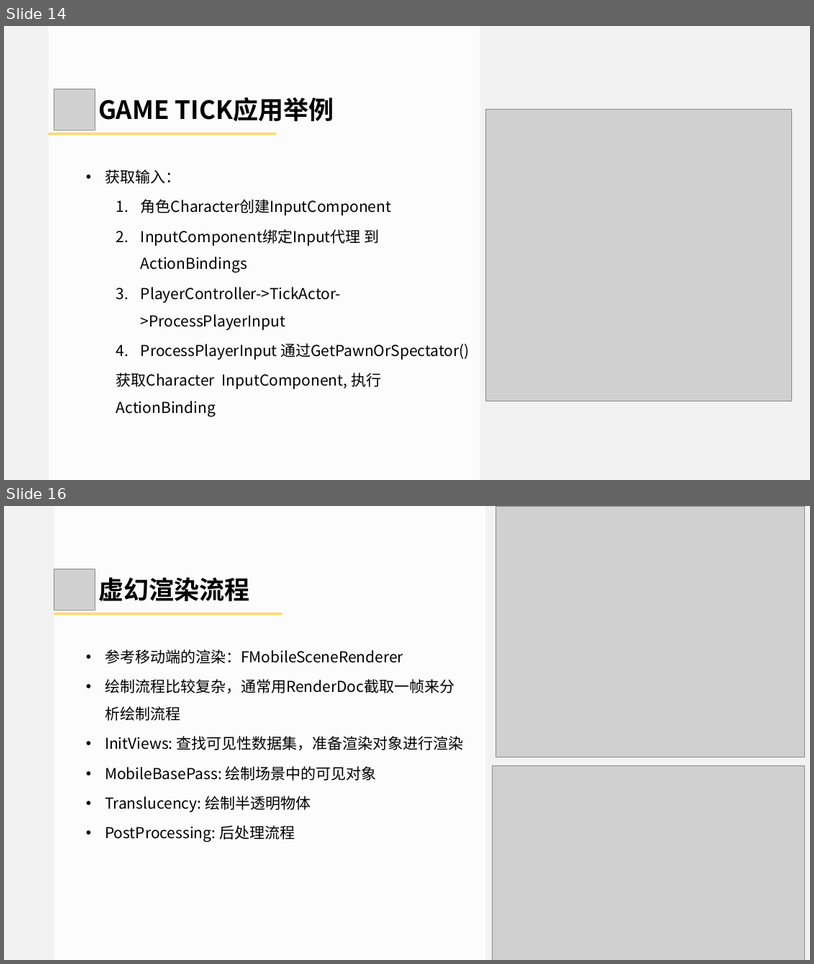
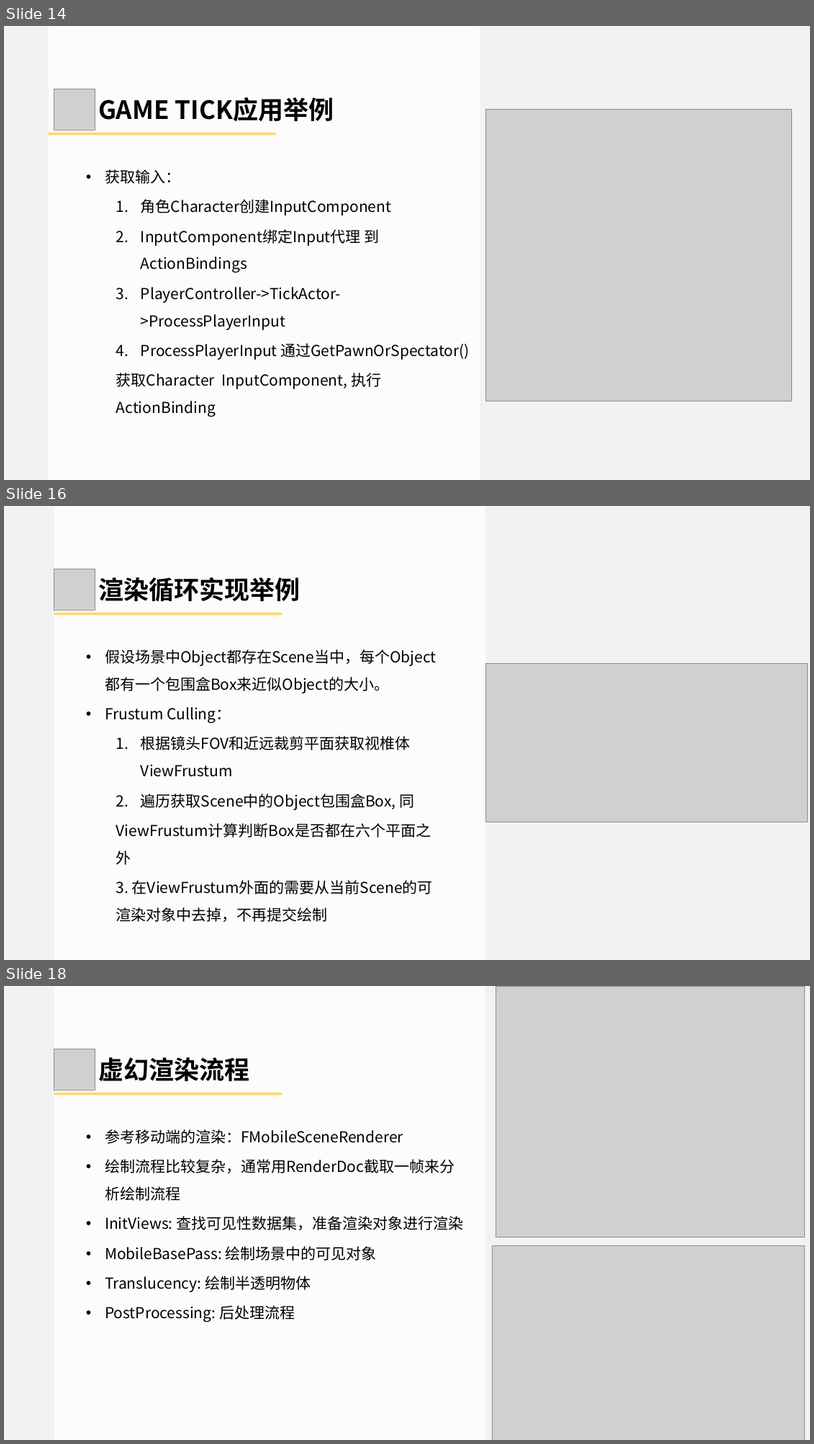
Before and after one commit to doomlover/KSGameEngineTutorials, a slide deck: PPTs/04.引擎基础概念与底层实用系统.pptx. Shown one above the other, each under a label of ours: slides 14 and 16 before the commit, slides 14, 16 and 18 after it; the slides between them are not shown. The pictures are 814x964 and 814x1444 pixels, drawn with LibreOffice and Linux fonts; fonts in the diff are those of the drawing; grey boxes stand for pictures. Boxes give left, top, right and bottom in pixels: in the first picture for what was removed or moved away, otherwise in the second. Text is boxed around its words. In the diff, an @@ line names an element or a change of style, - is before the commit and + after.

```diff
--- a/PPTs/04.引擎基础概念与底层实用系统.pptx
+++ b/PPTs/04.引擎基础概念与底层实用系统.pptx
@@ slide 16 added at (x1=4, y1=506, x2=810, y2=960), background #F2F2F2 @@
@@ rectangle added at (x1=54, y1=506, x2=486, y2=960), fill #FFFFFF at 80% opacity @@
@@ picture added at (x1=54, y1=569, x2=95, y2=610) @@
@@ text added at (x1=98, y1=577, x2=300, y2=602), 60 pt, text #000000, bold @@
+渲染循环实现举例
@@ rectangle added at (x1=54, y1=613, x2=282, y2=615), fill #FFD966 @@
@@ text added at (x1=105, y1=649, x2=437, y2=921), 36 pt, text #000000 @@
+• 假设场景中Object都存在Scene当中，每个Object都有一个包围盒Box来近似Object的大小。
+• Frustum Culling：
+  1. 根据镜头FOV和近远裁剪平面获取视椎体ViewFrustum
+  2. 遍历获取Scene中的Object包围盒Box, 同
+  ViewFrustum计算判断Box是否都在六个平面之外
+  3. 在ViewFrustum外面的需要从当前Scene的可渲染对象中去掉，不再提交绘制
@@ picture added at (x1=486, y1=663, x2=808, y2=821) @@
@@ what was slide 16 is now slide 18 @@
```
Also in this commit, not shown: 6 slides changed, 2 other slides added.
